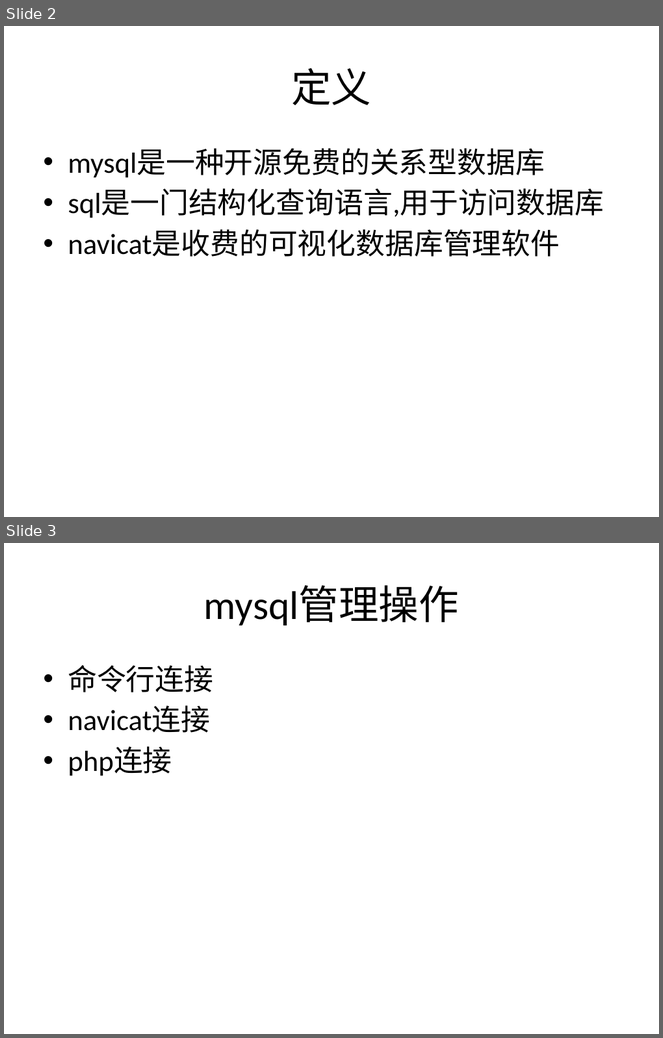
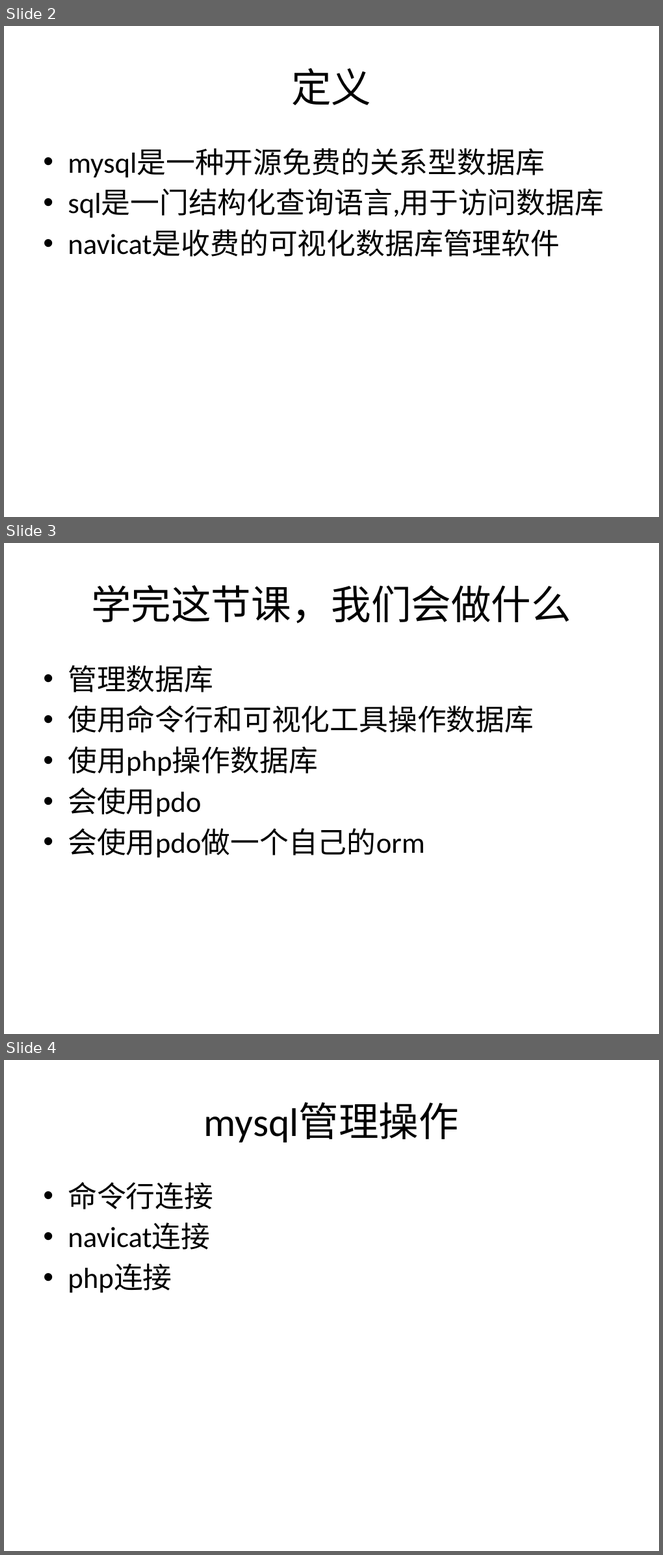
Before and after one commit to zhan3333/php-example, a slide deck: doc/ppt/第五课-mysql础.pptx. Shown one above the other, each under a label of ours: slides 2 and 3 before the commit, slides 2, 3 and 4 after it. The pictures are 663x1038 and 663x1555 pixels, drawn with LibreOffice and Linux fonts; fonts in the diff are those of the drawing. Boxes give left, top, right and bottom in pixels: in the first picture for what was removed or moved away, otherwise in the second. Text is boxed around its words. In the diff, an @@ line names an element or a change of style, - is before the commit and + after.

Commit message:
增加一个 orm response

```diff
--- a/doc/ppt/第五课-mysql础.pptx
+++ b/doc/ppt/第五课-mysql础.pptx
@@ slide 3 added at bbox=[4, 543, 659, 1034], background #FFFFFF @@
@@ title added at bbox=[91, 585, 571, 624], 44 pt, text #000000 @@
+学完这节课，我们会做什么
@@ text added at bbox=[68, 665, 534, 858], 32 pt, text #000000 @@
+• 管理数据库
+• 使用命令行和可视化工具操作数据库
+• 使用php操作数据库
+• 会使用pdo
+• 会使用pdo做一个自己的orm
@@ what was slide 3 is now slide 4 @@
```
Also in this commit, not shown: 4 other files.
